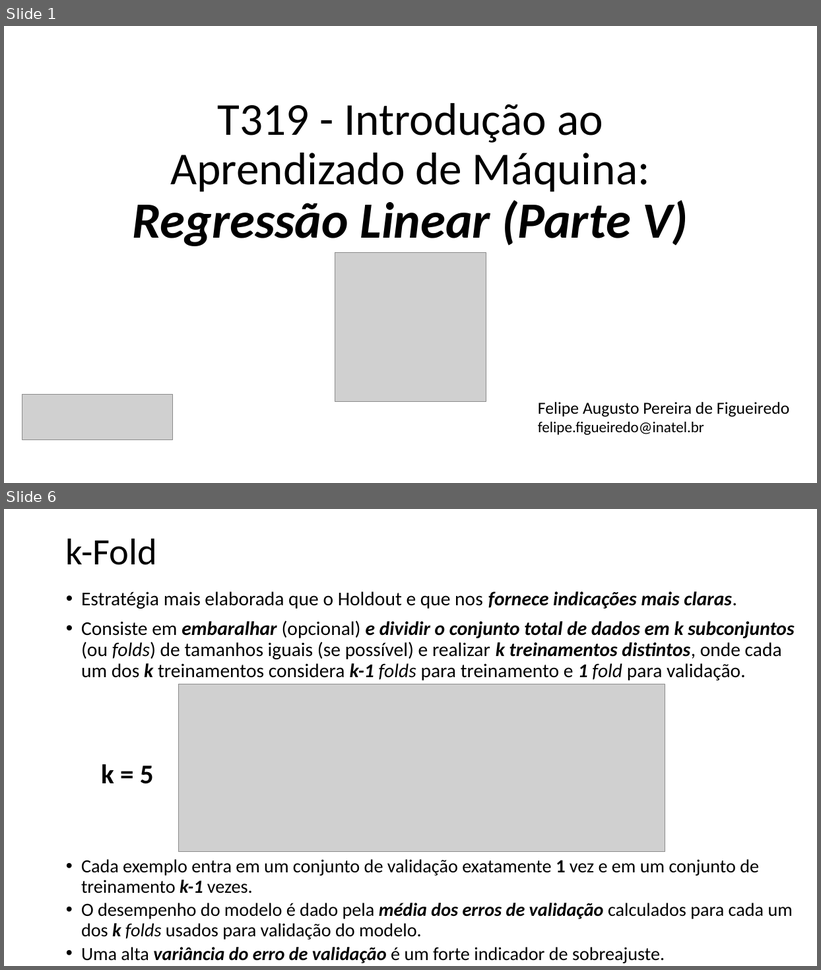
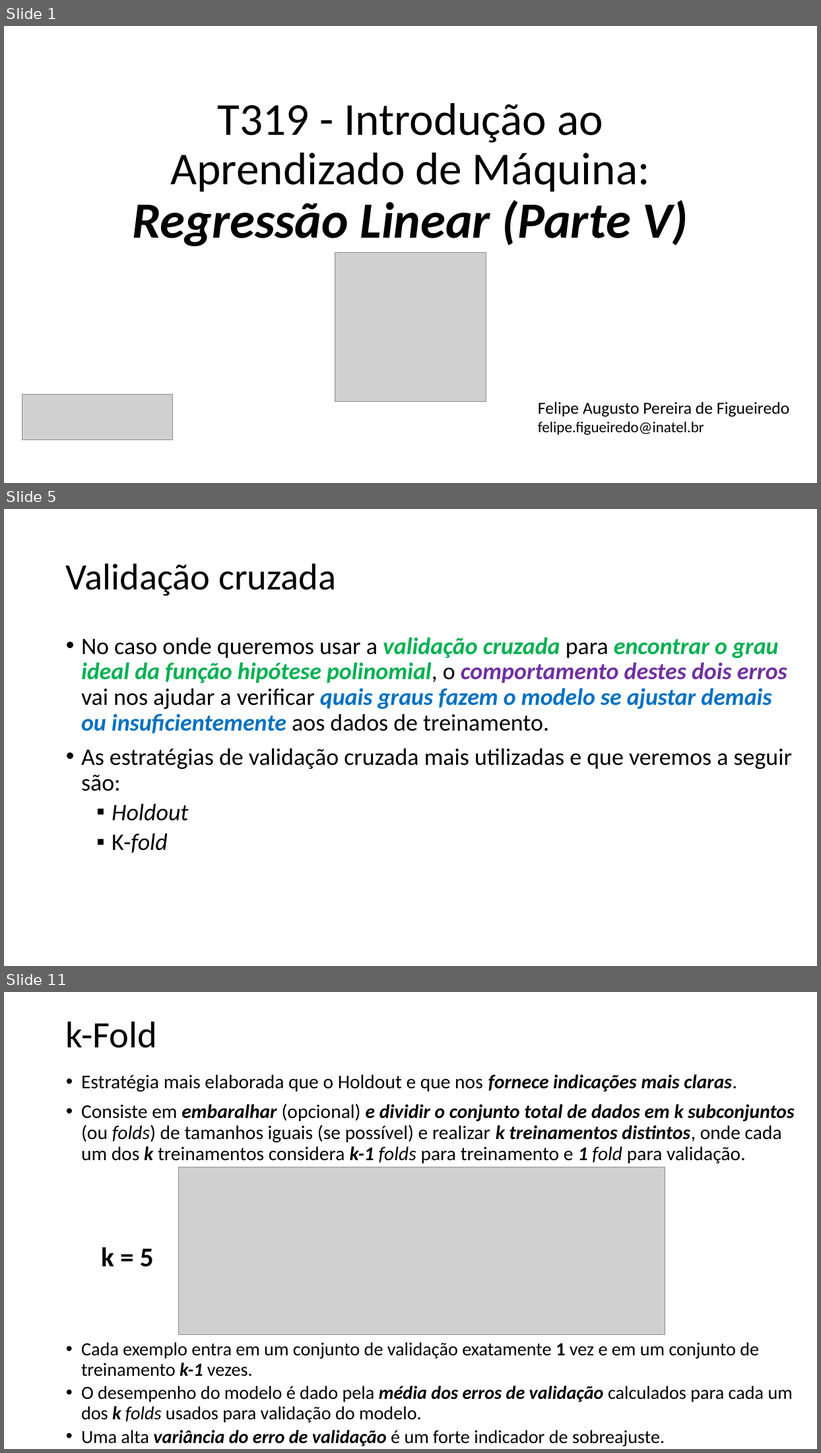
Before and after one commit to zz4fap/t319_aprendizado_de_maquina, a slide deck: slides/T319_Regressão_Linear (Parte V).pptx. Shown one above the other, each under a label of ours: slides 1 and 6 before the commit, slides 1, 5 and 11 after it; the slides between them are not shown. The pictures are 821x970 and 821x1453 pixels, drawn with LibreOffice and Linux fonts; fonts in the diff are those of the drawing; grey boxes stand for pictures. Boxes give left, top, right and bottom in pixels: in the first picture for what was removed or moved away, otherwise in the second. Text is boxed around its words. In the diff, an @@ line names an element or a change of style, - is before the commit and + after.

```diff
--- a/slides/T319_Regressão_Linear (Parte V).pptx
+++ b/slides/T319_Regressão_Linear (Parte V).pptx
@@ slide 5 added at <box>4,509,817,966</box>, background #FFFFFF @@
@@ title added at <box>66,563,336,596</box>, 44 pt, text #000000 @@
+Validação cruzada
@@ text added at <box>81,637,792,854</box>, 28 pt, text #000000, italic @@
+• No caso onde queremos usar a validação cruzada para encontrar o grau ideal da função hipótese polinomial, o comportamento destes dois erros vai nos ajudar a verificar quais graus fazem o modelo se ajustar demais ou insuficientemente aos dados de treinamento.
+• As estratégias de validação cruzada mais utilizadas e que veremos a seguir são:
+  ▪ Holdout
+  ▪ K-fold
@@ what was slide 6 is now slide 11 @@
```
Also in this commit, not shown: 3 slides changed, 5 other slides added, 4 slides removed.
